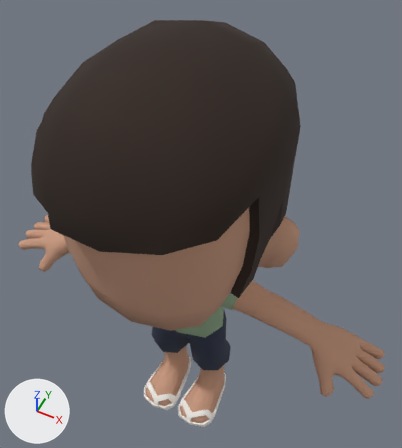
Renders of the glTF model public/models/resul.glb from each side of a commit.
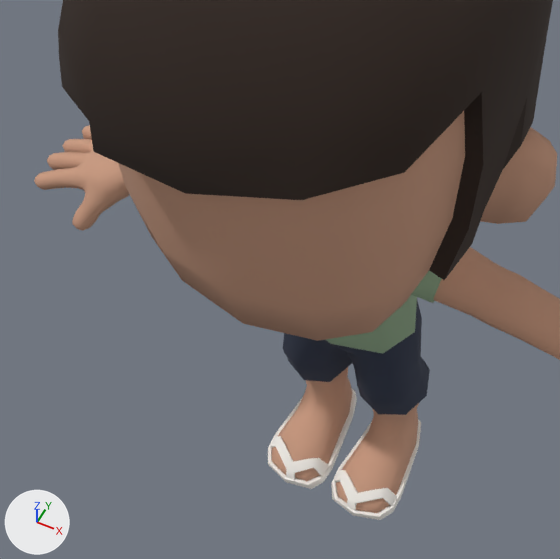
There are two pictures of each version: one whole from a camera (50 mm lens) standing at (0.572, -1.015, 2.41) and looking at (0.0, 0.129, 0.98), one close up on the part from 0% to 75% of the width and 33% to 100% of the height. Every picture has the same lights, and +X, +Y and +Z are marked at lower left. The older version's two pictures come first. Where no turn or scale is listed for an object, it has been applied to the vertices.

The scene before the commit, as lines of its bpy script (objects in view):
```python
me_hair5 = bpy.data.meshes.new('hair5')
me_hair5.from_pydata(...)  # 218 vertices, 432 faces; spans x -0.317..0.327, y -0.385..0.363, z 1.092..1.737
me_hair5.materials.append(mat_hair5)  # brown #2e2018
me_shirt1 = bpy.data.meshes.new('shirt1')
me_shirt1.from_pydata(...)  # 228 vertices, 464 faces; spans x -0.211..0.211, y -0.089..0.133, z 0.563..0.927
me_shirt1.materials.append(mat_shirt1)  # greyish green #8ea889
me_slip = bpy.data.meshes.new('slip')
me_slip.from_pydata(...)  # 272 vertices, 528 faces; spans x -0.173..0.173, y -0.166..0.134, z 0.0..0.063
me_slip.materials.append(mat_slip)  # white #f2eee8
ob_hair5 = bpy.data.objects.new('hair5', me_hair5)
ob_hair5.location = (0.0, 0.0, 0.0)
ob_shirt1 = bpy.data.objects.new('shirt1', me_shirt1)
ob_shirt1.location = (0.0, 0.0, 0.0)
ob_slip = bpy.data.objects.new('slip', me_slip)
ob_slip.location = (0.0, 0.0, 0.0)
# also in view: 'shorts1' at (0.0, 0.032, 0.443); 'body' at (0.0, -0.009, 0.856)
```
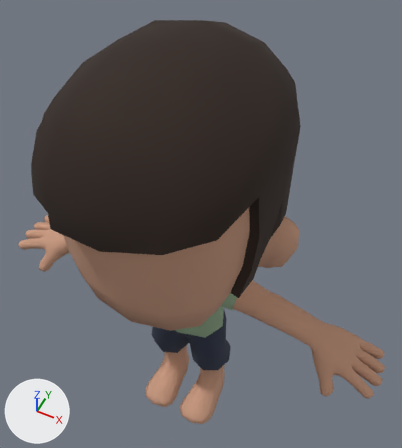
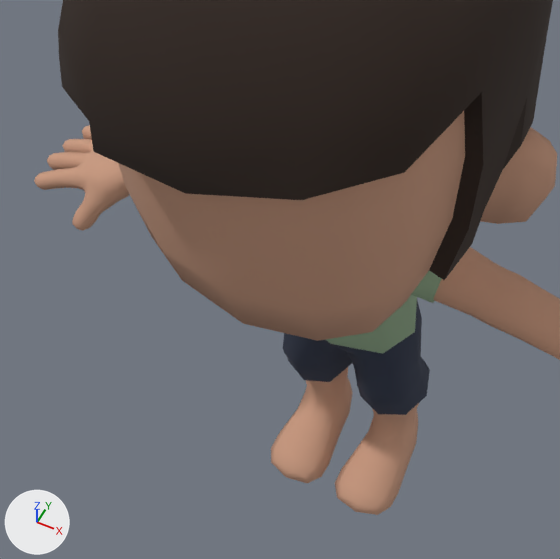
The change, as a diff of the scene's bpy script:
```diff
--- a/public/models/resul.glb.py
+++ b/public/models/resul.glb.py
@@ ob_slip @@
-ob_slip = bpy.data.objects.new('slip', me_slip)
-ob_slip.location = (0.0, 0.0, 0.0)
```

Pixel boxes (x1, y1, x2, y2) of what changed, in the close-ups (560 x 559 px):
'slip', deleted: before (268, 388, 421, 520)
